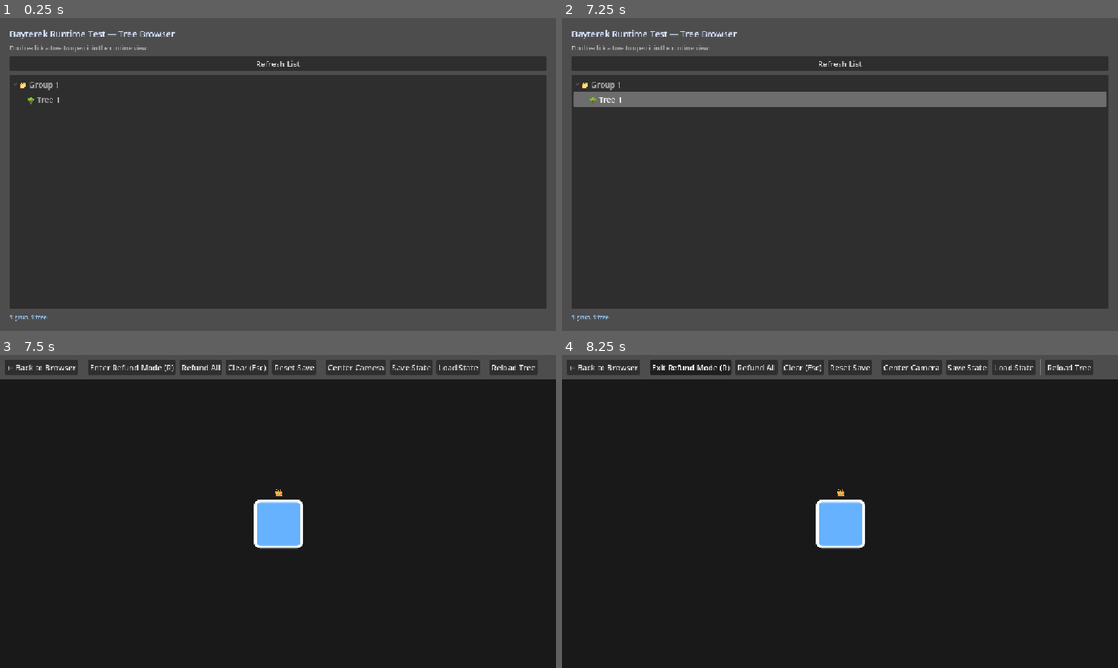
Above: before the commit, frames 1-4 (two rows, left to right).
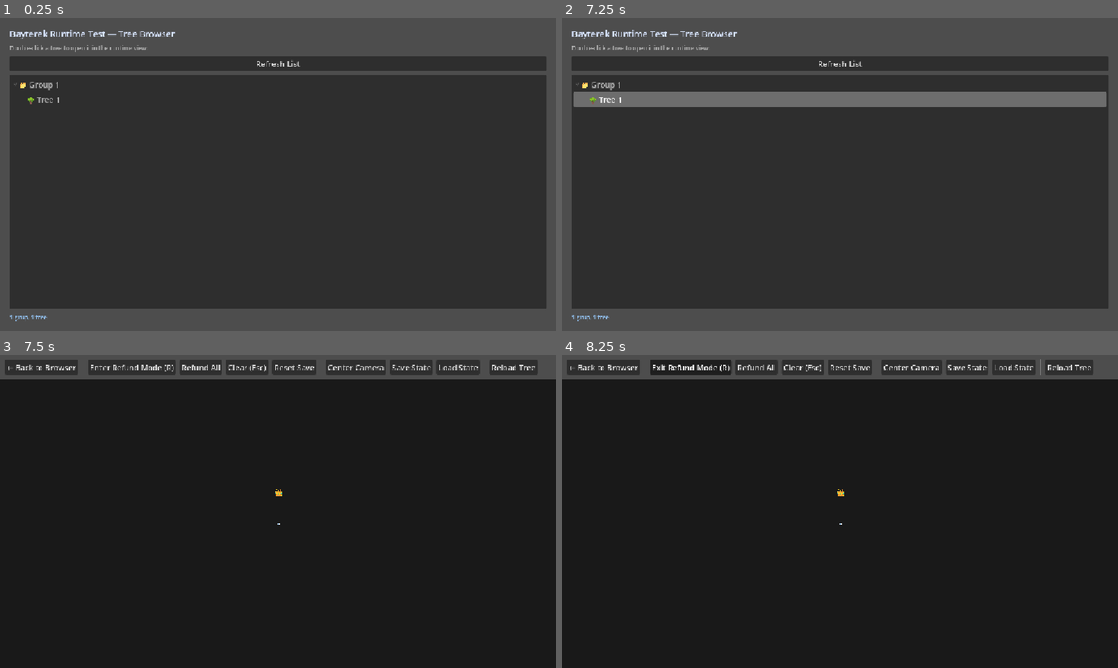
Above: after the commit, the same moments.

Repository: MuhammedTurkmen/Godot-Node-Tree-Editor
Game: Godot game, scene res://debug/scenes/test.tscn
The game is run twice, just before and just after one commit, with the same random seed, the same clock (stepped at 60 frames per second) and the same inputs.
Inputs (mouse positions are in pixels of both pictures, inside the frame that each line leads up to):
- Up to frame 1 (0.25 s): no input
- Up to frame 2 (7.25 s): click "Refresh List" at 0.5 s; tap A every 0.75 s from 1.25 to 5 s; move the mouse to (812, 237) at 1.27 s; hold Up 1.28-2 s; tap Z at 1.35 s; click (812, 237) at 1.42 s; drag from (1006, 221) to (812, 237) at 2.02 s; move the mouse to (673, 127) at 2.77 s; hold S 2.78-3.5 s; tap C at 2.85 s; drag from (867, 174) to (673, 127) at 3.52 s; move the mouse to (756, 96) at 4.27 s; hold S 4.28-5 s; hold Ctrl 4.28-5 s; drag from (962, 158) to (756, 96) at 5.02 s; move the mouse to (728, 190) at 5.77 s; hold Up 5.78-6.5 s; hold Shift 5.78-6.5 s; click (728, 190) at 5.92 s; drag from (895, 105) to (728, 190) at 6.52 s
- Up to frame 3 (7.5 s): move the mouse to (250, 574) at 7.27 s; hold D from 7.28 s (still down); tap Keypad Enter at 7.35 s
- Up to frame 4 (8.25 s): release D at 8 s; click "Enter Refund Mode (R)" at 8 s

Frames 1-2 are identical in both runs. In frame 3, 1.4% of the frame differs, in the area x 45-55%, y 46-62%; in frame 4, 1.4%.

Commit message:
custom node editor: preview sizing fixed

Diff:
--- a/data/bayterek/designs/new_design.tres
+++ b/data/bayterek/designs/new_design.tres
@@ -1,18 +1,17 @@
-[gd_resource type="Resource" script_class="BayterekNodeDesign" format=3 uid="uid://cs1hc4ww5gsk6"]
+[gd_resource type="Resource" script_class="BayterekNodeDesign" format=3 uid="uid://cc7onwl1wc0na"]
 
 [ext_resource type="Script" uid="uid://da1jlrej7pvlc" path="res://addons/bayterek/scripts/resources/layers/bayterek_layer.gd" id="1_a6nu6"]
 [ext_resource type="Script" uid="uid://bnggwadduoie5" path="res://addons/bayterek/scripts/resources/layers/bayterek_shape_layer.gd" id="2_3ujw7"]
 [ext_resource type="Script" uid="uid://dfj1dcg6dio0o" path="res://addons/bayterek/scripts/resources/layers/bayterek_layer_transform.gd" id="3_paddw"]
 [ext_resource type="Script" uid="uid://c4x2qvl1il8ul" path="res://addons/bayterek/scripts/resources/bayterek_node_design.gd" id="4_u1mso"]
 
-[sub_resource type="Resource" id="Resource_joamw"]
+[sub_resource type="Resource" id="Resource_a6nu6"]
 script = ExtResource("3_paddw")
-size = Vector2(100, 100)
+size = Vector2(5, 5)
 
-[sub_resource type="Resource" id="Resource_5qdsx"]
+[sub_resource type="Resource" id="Resource_3ujw7"]
 script = ExtResource("2_3ujw7")
 shape_type = 1
-corner_radius = 12.0
 fill_configs = {
 "allocateable": {
 "color": Color(0.5568628, 0.9607843, 0.5568628, 1),
@@ -52,7 +51,7 @@
 }
 }
 border_enabled = true
-border_width = 5.0
+border_width = 0.5
 border_configs = {
 "allocateable": {
 "color": Color(0.3019608, 0.85882354, 0.3019608, 1),
@@ -91,13 +90,11 @@
 "enabled": false
 }
 }
-layer_id = "72bc1dfc-871e-4140-8ee3-ff5b19c213ac"
+layer_id = "c6030a7a-b50e-4766-8053-2bbe06b3f54d"
 layer_name = "Background"
-transform = SubResource("Resource_joamw")
+transform = SubResource("Resource_a6nu6")
 
 [resource]
 script = ExtResource("4_u1mso")
 id = "new_design"
-name = "TestButonu"
-category = "Kategori"
-layers = Array[ExtResource("1_a6nu6")]([SubResource("Resource_5qdsx")])
+layers = Array[ExtResource("1_a6nu6")]([SubResource("Resource_3ujw7")])
--- a/data/bayterek/group_1/tree_1.tres
+++ b/data/bayterek/group_1/tree_1.tres
@@ -10,12 +10,11 @@
 
 [sub_resource type="Resource" id="Resource_ak1rv"]
 script = ExtResource("5_e1v5k")
-size = Vector2(100, 100)
+size = Vector2(5, 5)
 
 [sub_resource type="Resource" id="Resource_ke383"]
 script = ExtResource("4_ke383")
 shape_type = 1
-corner_radius = 12.0
 fill_configs = {
 "allocateable": {
 "color": Color(0.5568628, 0.9607843, 0.5568628, 1),
@@ -55,7 +54,7 @@
 }
 }
 border_enabled = true
-border_width = 5.0
+border_width = 0.5
 border_configs = {
 "allocateable": {
 "color": Color(0.3019608, 0.85882354, 0.3019608, 1),
@@ -97,6 +96,7 @@
 layer_id = "72bc1dfc-871e-4140-8ee3-ff5b19c213ac"
 layer_name = "Background"
 transform = SubResource("Resource_ak1rv")
+render_mode_override = 1
 
 [sub_resource type="Resource" id="Resource_qlprm"]
 script = ExtResource("1_immpc")
Not shown, changed: addons/bayterek/scripts/editor/ui/bayterek_layer_preview.gd
Not shown: 1 places in data/bayterek/designs/designs_registry.tres that only renumber resources
